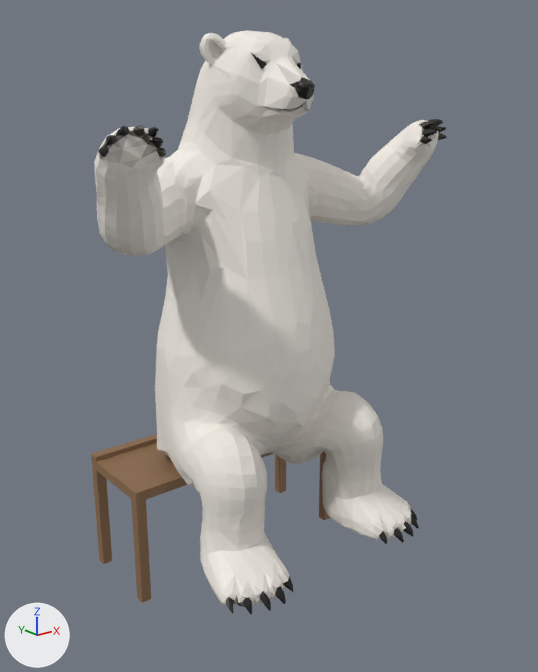
The glTF model assets/models/polar-bear/polar-bear-tpose.rig.glb: old version first, new version second.
One viewpoint serves both versions: a 50 mm camera at (-0.826, -1.097, 0.927) aimed at (0.009, -0.053, 0.509). Arrows for +X, +Y and +Z are at lower left; the lights stay in place. The older version comes first. Vertices at exactly the same position are counted once.

The first picture shows 'Polar Bear.001', 'bench'.
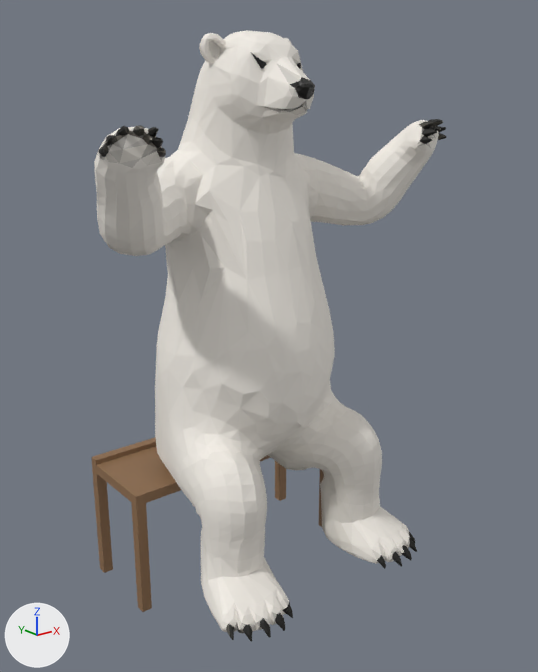
The newer file is also turned or shifted as a whole; pictures and numbers use the older file's frame.

Changed parts and their boxes (x1, y1, x2, y2) in the pictures (538 x 672 px; the box of a moved part takes in the faces that stretch with it):
'Polar Bear.001', reshaped: before (94, 30, 447, 614); after (94, 30, 447, 641)
'bench', reshaped: before (91, 434, 331, 603); after (91, 437, 324, 612)
part 2 of me_polar_bear, moved or reshaped: before (155, 298, 419, 614); after (155, 298, 417, 641)

The edits, one by one:
me_bench is used by ob_bench; location (0.0, 0.0, 0.0).
me_bench had 42 vertices, 72 faces and spanned x -0.25..0.25, y 0.017..0.2, z 0.0..0.248.
me_bench now has 42 vertices, 72 faces and spans x -0.25..0.25, y 0.017..0.2, z -0.021..0.241.
me_bench part 1: the whole mesh is multiplied about its middle by the matrix ((1.0, 0.0, 0.0), (0.0, 1.0, 0.0), (0.0, -0.002, 1.063)), then moved by (0.0, 0.0, -0.014).
me_polar_bear is used by ob_polar_bear_001; location (0.0, 0.0, 0.0).
me_polar_bear had 2542 vertices, 5066 faces and spanned x -0.36..0.36, y -0.291..0.171, z 0.123..1.043.
me_polar_bear now has 2542 vertices, 5066 faces and spans x -0.36..0.36, y -0.29..0.171, z 0.07..1.043.
me_polar_bear part 2: 1169 of 2542 vertices moved; they spanned x -0.233..0.233, y -0.291..0.171, z 0.123..0.499 and now span x -0.233..0.233, y -0.29..0.171, z 0.07..0.501; mean shift (0.0, 0.001, -0.038); largest move (-0.146, -0.086, 0.168) -> (-0.146, -0.086, 0.113).
